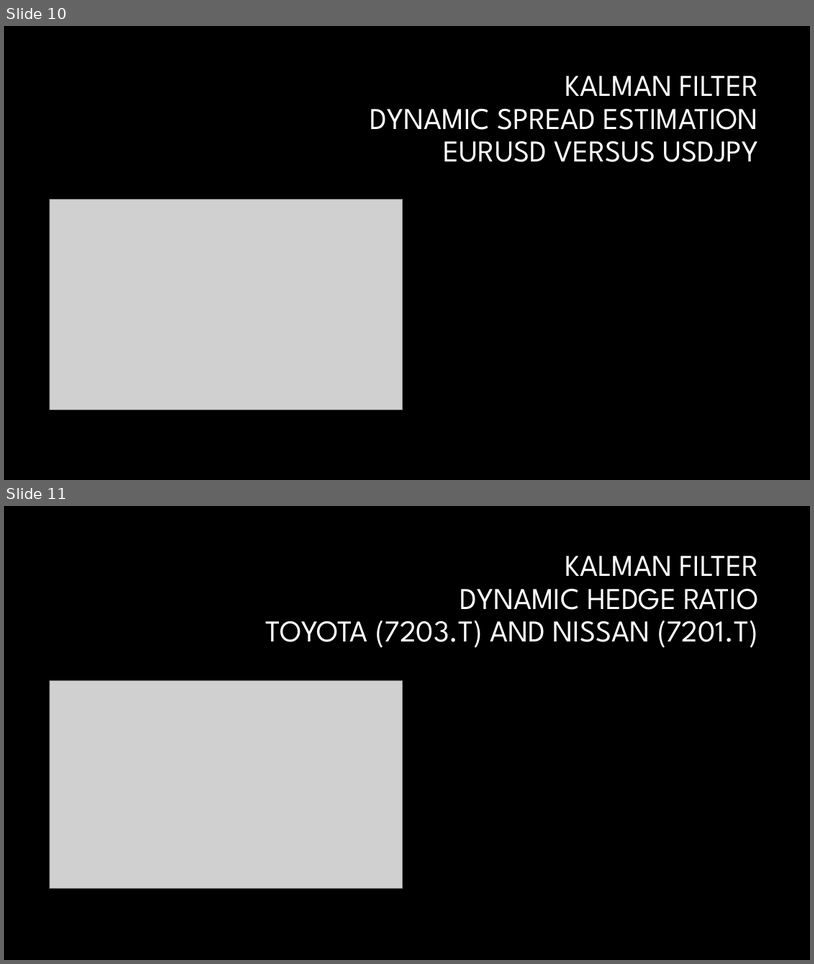
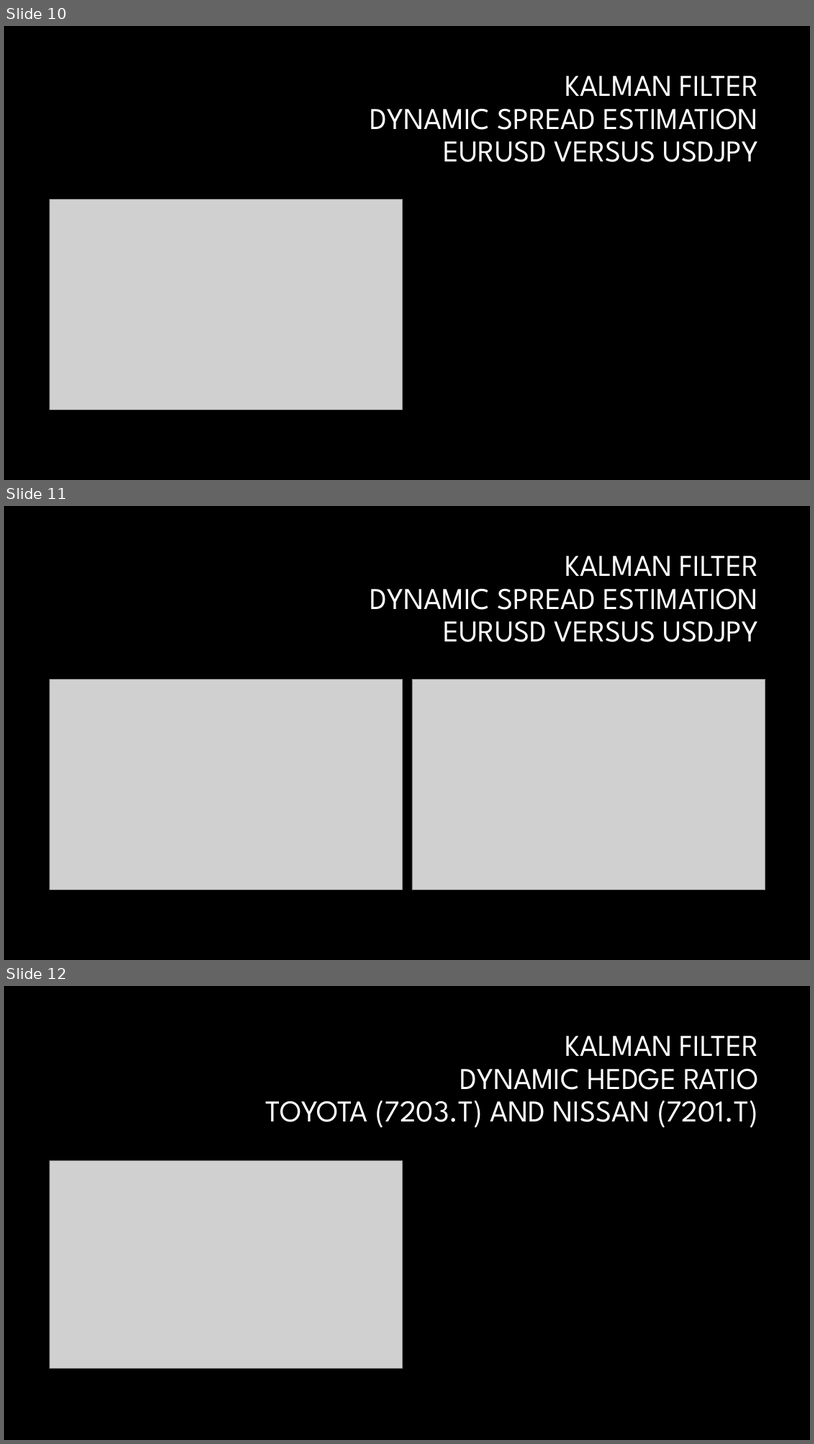
Before and after one commit to markblefevre/presentations, a slide deck: Kalman Filter/KALMAN FILTER FIN 2025.pptx. Shown one above the other, each under a label of ours: slides 10 and 11 before the commit, slides 10, 11 and 12 after it. The pictures are 814x964 and 814x1444 pixels, drawn with LibreOffice and Linux fonts; fonts in the diff are those of the drawing; grey boxes stand for pictures; background and template pictures are left out. Boxes give left, top, right and bottom in pixels: in the first picture for what was removed or moved away, otherwise in the second. Text is boxed around its words. In the diff, an @@ line names an element or a change of style, - is before the commit and + after.

```diff
--- a/Kalman Filter/KALMAN FILTER FIN 2025.pptx
+++ b/Kalman Filter/KALMAN FILTER FIN 2025.pptx
@@ slide 11 added at [4, 506, 810, 960], background #000000 @@
@@ title added at [370, 556, 759, 642], 36 pt, text #FFFFFF @@
+KALMAN FILTER
+DYNAMIC SPREAD ESTIMATION
+EURUSD VERSUS USDJPY
@@ picture added at [49, 679, 402, 889] @@
@@ picture added at [412, 679, 765, 889] @@
@@ what was slide 11 is now slide 12 @@
```
Also in this commit, not shown: 2 other files.
